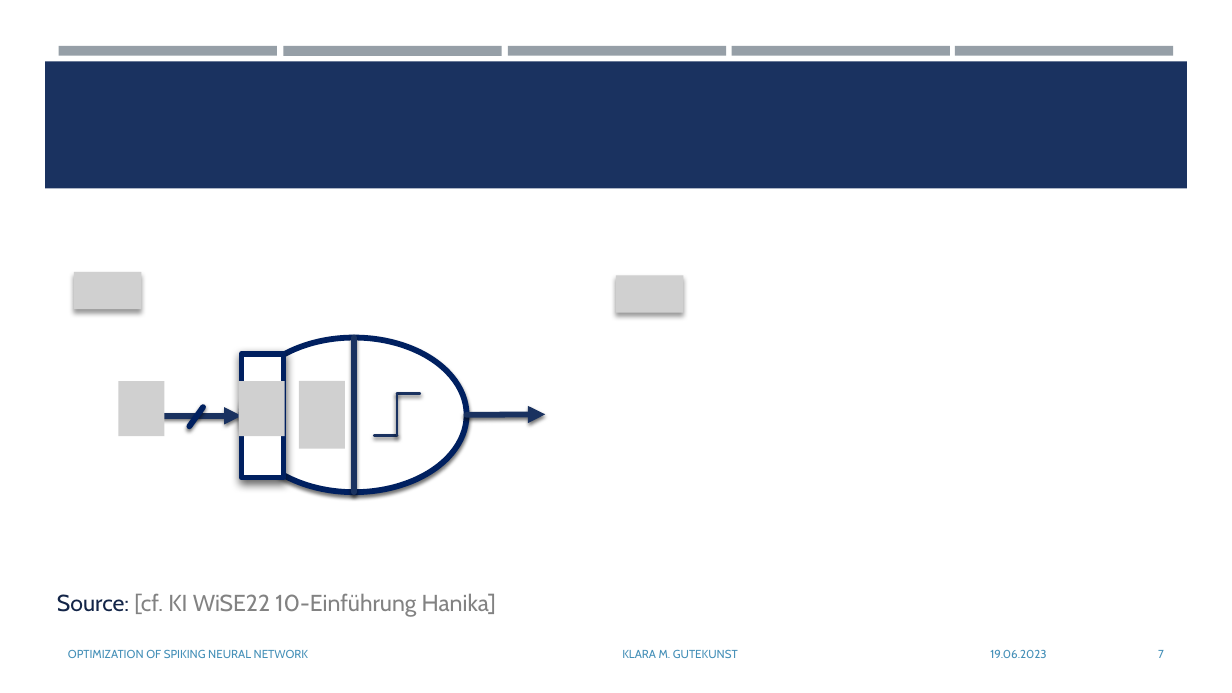
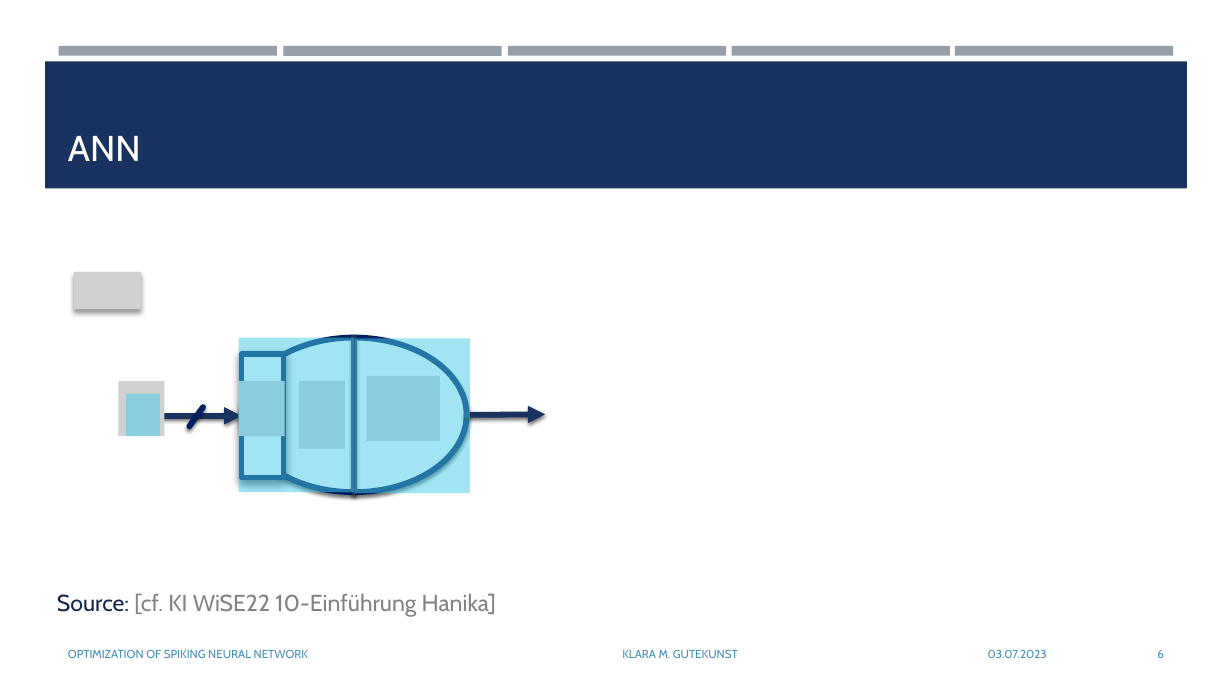
Before and after one commit to KlaraGtknst/bachelor-seminar-kde, a slide deck: slide 6 of Gutekunst_Seminar_KDE.pptx (slide 7 before the commit). Drawn at 1232x693 pixels with LibreOffice and Linux fonts; fonts in the diff are those of the drawing; grey boxes stand for pictures. Boxes give left, top, right and bottom in pixels: in the first picture for what was removed or moved away, otherwise in the second. Text is boxed around its words. In the diff, an @@ line names an element or a change of style, - is before the commit and + after.

```diff
--- a/Gutekunst_Seminar_KDE.pptx
+++ b/Gutekunst_Seminar_KDE.pptx
@@ title added at (x1=68, y1=136, x2=141, y2=161), 28 pt, text #FFFFFF @@
+ANN
@@ picture removed at (x1=616, y1=275, x2=684, y2=312) @@
@@ rectangle added at (x1=238, y1=337, x2=354, y2=492), fill #45CBE8 at 50% opacity @@
@@ rectangle added at (x1=355, y1=338, x2=470, y2=493), fill #45CBE8 at 50% opacity @@
@@ picture added at (x1=366, y1=376, x2=440, y2=442) @@
@@ rectangle added at (x1=127, y1=394, x2=161, y2=436), fill #45CBE8 at 50% opacity @@
@@ line removed from (420, 394) to (397, 394) @@
@@ line removed from (397, 435) to (397, 394) @@
@@ line removed from (397, 435) to (374, 435) @@
@@ text at (x1=988, y1=650, x2=1047, y2=658): text changed @@
-19.06.2023
+03.07.2023
@@ page number at (x1=1157, y1=650, x2=1164, y2=658): text changed @@
-7
+6
```
Also in this commit, not shown: 16 other slides changed, 2 slides added.
